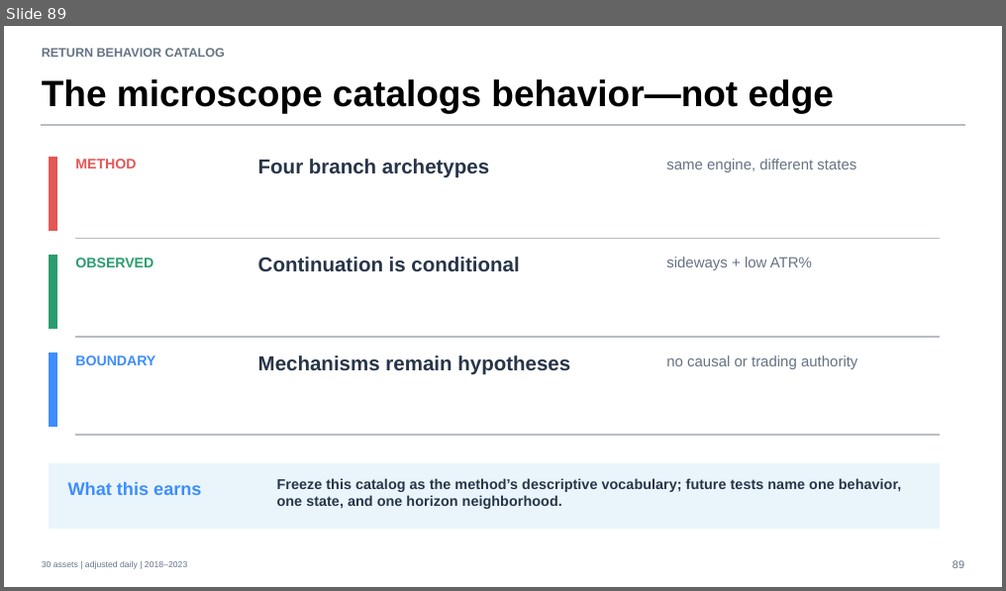
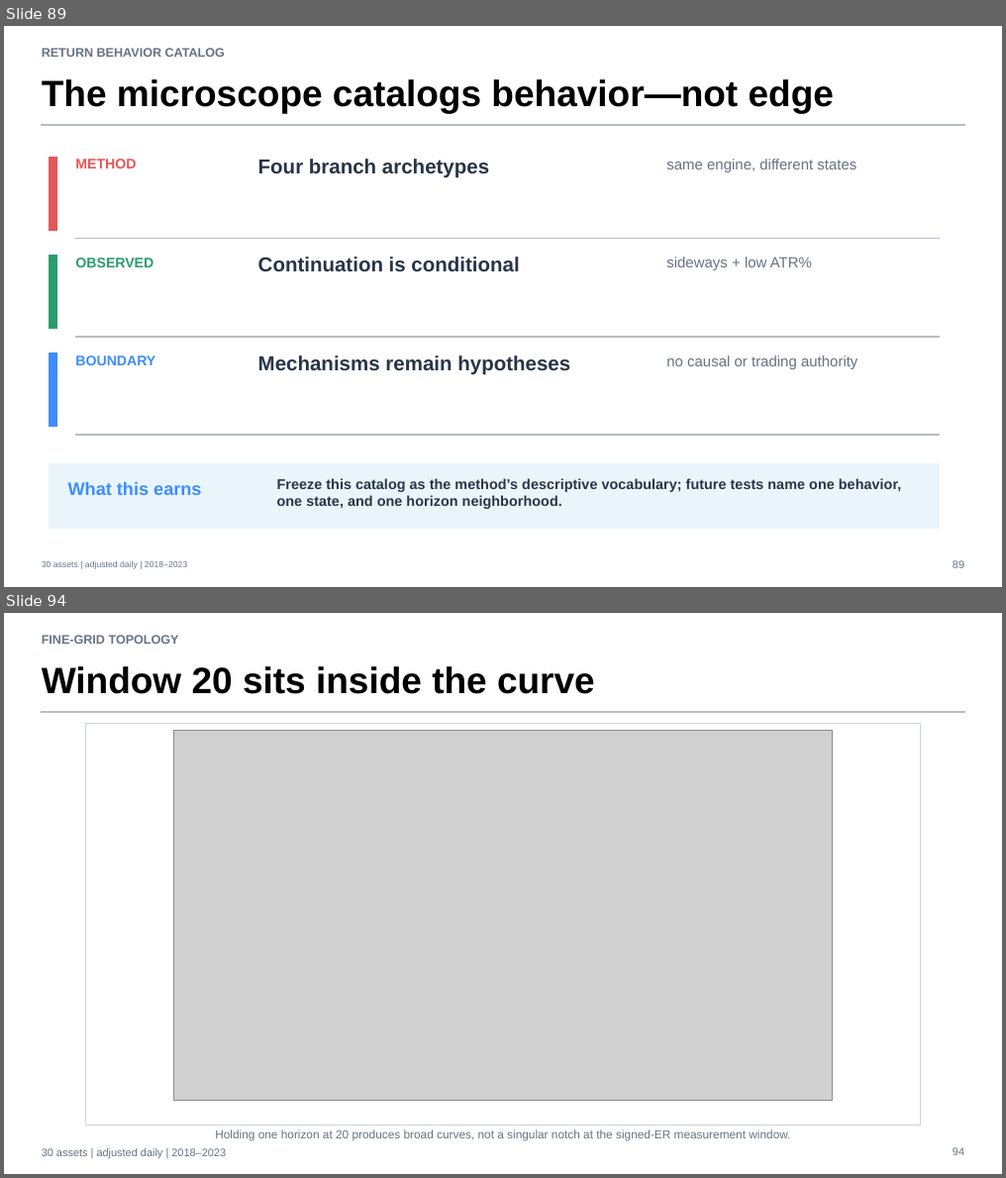
Before and after one commit to Francisc0Franc0/Time-Series-Modeling-Gen5, a slide deck: operator_hypothesis_lab/presentations/tsla_descriptive_microscope_evidence.pptx. Shown one above the other, each under a label of ours: slide 89 before the commit, slides 89 and 94 after it; the slides between them are not shown. The pictures are 1006x591 and 1006x1178 pixels, drawn with LibreOffice and Linux fonts; fonts in the diff are those of the drawing; grey boxes stand for pictures. Boxes give left, top, right and bottom in pixels: in the first picture for what was removed or moved away, otherwise in the second. Text is boxed around its words. In the diff, an @@ line names an element or a change of style, - is before the commit and + after.

Commit message:
Map loss-rebound fine-grid topology

```diff
--- a/operator_hypothesis_lab/presentations/tsla_descriptive_microscope_evidence.pptx
+++ b/operator_hypothesis_lab/presentations/tsla_descriptive_microscope_evidence.pptx
@@ slide 94 added at box(4, 613, 1002, 1174), background #FFFFFF @@
@@ text added at box(42, 635, 179, 644), 12 pt, text #667384, bold @@
+FINE-GRID TOPOLOGY
@@ text added at box(42, 666, 595, 694), 35.2 pt, text #000000, bold @@
+Window 20 sits inside the curve
@@ rectangle added at box(42, 711, 964, 713), fill #B8BCC4, outline #B8BCC4 0 pt @@
@@ rectangle added at box(85, 724, 921, 1125), fill #FFFFFF, outline #CDD3DA 0.75 pt @@
@@ picture added at box(174, 730, 833, 1100) @@
@@ text added at box(215, 1130, 790, 1142), 11.2 pt, text #667384 @@
+Holding one horizon at 20 produces broad curves, not a singular notch at the signed-ER measurement window.
@@ text added at box(42, 1149, 226, 1158), 10.5 pt, text #667384 @@
+30 assets | adjusted daily | 2018–2023
@@ text added at box(952, 1148, 964, 1156), 10.5 pt, text #667384 @@
+94
```
Also in this commit, not shown: 7 other slides added, 6 other files.
